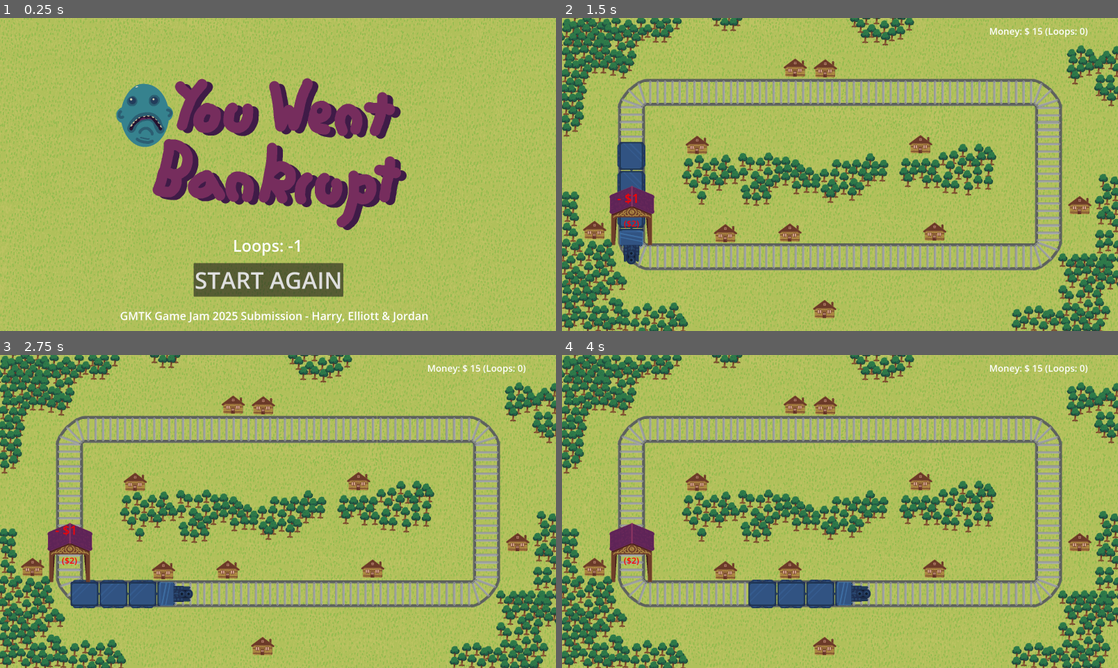
Above: before the commit, frames 1-4 (two rows, left to right).
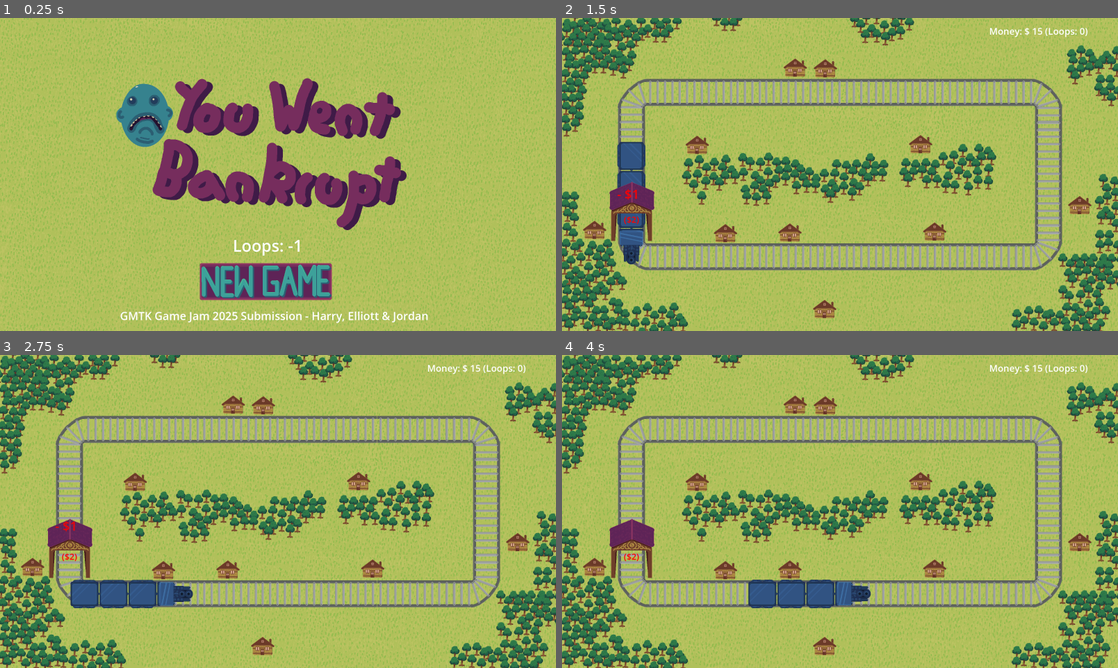
Above: after the commit, the same moments.

Repository: decadentpig/GMTK2025
Game: Godot game, scene res://game_over.tscn
The game is run twice, just before and just after one commit, with the same random seed, the same clock (stepped at 60 frames per second) and the same inputs. This scene is started directly instead of the project's main scene.
Inputs (mouse positions are in pixels of both pictures, inside the frame that each line leads up to; where the layout moved, square brackets give the same spot in the first picture):
- Up to frame 1 (0.25 s): no input
- Up to frame 2 (1.5 s): click (834, 280) [828, 280] at 0.5 s; move the mouse to (962, 158) at 1.27 s; click (962, 158) at 1.35 s
- Up to frame 3 (2.75 s): move the mouse to (166, 527) at 2.02 s; click (166, 527) at 2.1 s
- Up to frame 4 (4 s): move the mouse to (895, 442) at 2.77 s; click (895, 442) at 2.85 s; move the mouse to (812, 574) at 3.52 s; click (812, 574) at 3.6 s

The runs differ from the first frame. In frame 1, 3.2% of the frame differs, in the area x 34-62%, y 78-91%; in frame 2, 0.5%; in frame 3, 0.5%; in frame 4, 0.5%.

Commit message:
Moved tax up

Diff:
--- a/game_over.tscn
+++ b/game_over.tscn
@@ -1,8 +1,11 @@
-[gd_scene load_steps=4 format=3 uid="uid://dqnpvm0ednoqy"]
+[gd_scene load_steps=7 format=3 uid="uid://dqnpvm0ednoqy"]
 
 [ext_resource type="Script" uid="uid://dhxayk8olv27m" path="res://Scripts/game_over.gd" id="1_y26ei"]
 [ext_resource type="Texture2D" uid="uid://8sw8ysvs5ggl" path="res://Assets/Background.png" id="2_ccer4"]
 [ext_resource type="Texture2D" uid="uid://f8tgt8kjxkfs" path="res://Assets/Game-Over.png" id="3_8u835"]
+[ext_resource type="Texture2D" uid="uid://bspiqrsp0y3ti" path="res://Assets/Button-Newgame-unhovered.png" id="4_28vn7"]
+[ext_resource type="Texture2D" uid="uid://cy3pdhoowx2en" path="res://Assets/Button-Newgame-clicked.png" id="5_k2vha"]
+[ext_resource type="Texture2D" uid="uid://bepka5v0qks30" path="res://Assets/Button-Newgame-hovered.png" id="6_fkf4o"]
 
 [node name="Game_Over" type="Node2D"]
 script = ExtResource("1_y26ei")
@@ -27,13 +30,14 @@
 theme_override_font_sizes/font_size = 48
 text = "GMTK Game Jam 2025 Submission - Harry, Elliott & Jordan"
 
-[node name="New_Game_Button" type="Button" parent="."]
-offset_left = 836.0
+[node name="New_Game_Button" type="TextureButton" parent="."]
+offset_left = 862.0
 offset_top = 1057.0
-offset_right = 1482.0
-offset_bottom = 1202.0
-theme_override_font_sizes/font_size = 100
-text = "START AGAIN"
+offset_right = 1508.0
+offset_bottom = 1217.0
+texture_normal = ExtResource("4_28vn7")
+texture_pressed = ExtResource("5_k2vha")
+texture_hover = ExtResource("6_fkf4o")
 metadata/_edit_use_anchors_ = true
 
 [node name="Loops_Label" type="Label" parent="."]
--- a/scene.tscn
+++ b/scene.tscn
@@ -712,7 +712,7 @@
 text = "Phase"
 
 [node name="Checkpoint_Node" type="Area2D" parent="."]
-position = Vector2(302, 878)
+position = Vector2(302, 861)
 script = ExtResource("6_y2354")
 
 [node name="CollisionShape2D" type="CollisionShape2D" parent="Checkpoint_Node"]
@@ -2275,35 +2275,35 @@
 position = Vector2(2324, 796)
 texture = ExtResource("17_aobyt")
 
-[node name="Tree44" type="Sprite2D" parent="."]
+[node name="Tree385" type="Sprite2D" parent="Lower_Decorative"]
 position = Vector2(500, 20)
 texture = ExtResource("15_302uq")
 
-[node name="Tree47" type="Sprite2D" parent="."]
+[node name="Tree386" type="Sprite2D" parent="Lower_Decorative"]
 position = Vector2(671, 6)
 texture = ExtResource("17_aobyt")
 
-[node name="Tree62" type="Sprite2D" parent="."]
+[node name="Tree387" type="Sprite2D" parent="Lower_Decorative"]
 position = Vector2(701, -29)
 texture = ExtResource("10_5juve")
 
-[node name="Tree63" type="Sprite2D" parent="."]
+[node name="Tree388" type="Sprite2D" parent="Lower_Decorative"]
 position = Vector2(751, -31)
 texture = ExtResource("16_1q4c1")
 
-[node name="Tree64" type="Sprite2D" parent="."]
+[node name="Tree389" type="Sprite2D" parent="Lower_Decorative"]
 position = Vector2(762, 6)
 texture = ExtResource("16_1q4c1")
 
-[node name="Tree65" type="Sprite2D" parent="."]
+[node name="Tree390" type="Sprite2D" parent="Lower_Decorative"]
 position = Vector2(725, -9)
 texture = ExtResource("17_aobyt")
 
-[node name="Tree66" type="Sprite2D" parent="."]
+[node name="Tree391" type="Sprite2D" parent="Lower_Decorative"]
 position = Vector2(743, 27)
 texture = ExtResource("17_aobyt")
 
-[node name="Tree67" type="Sprite2D" parent="."]
+[node name="Tree392" type="Sprite2D" parent="Lower_Decorative"]
 position = Vector2(706, 27)
 texture = ExtResource("14_xpof7")
 
